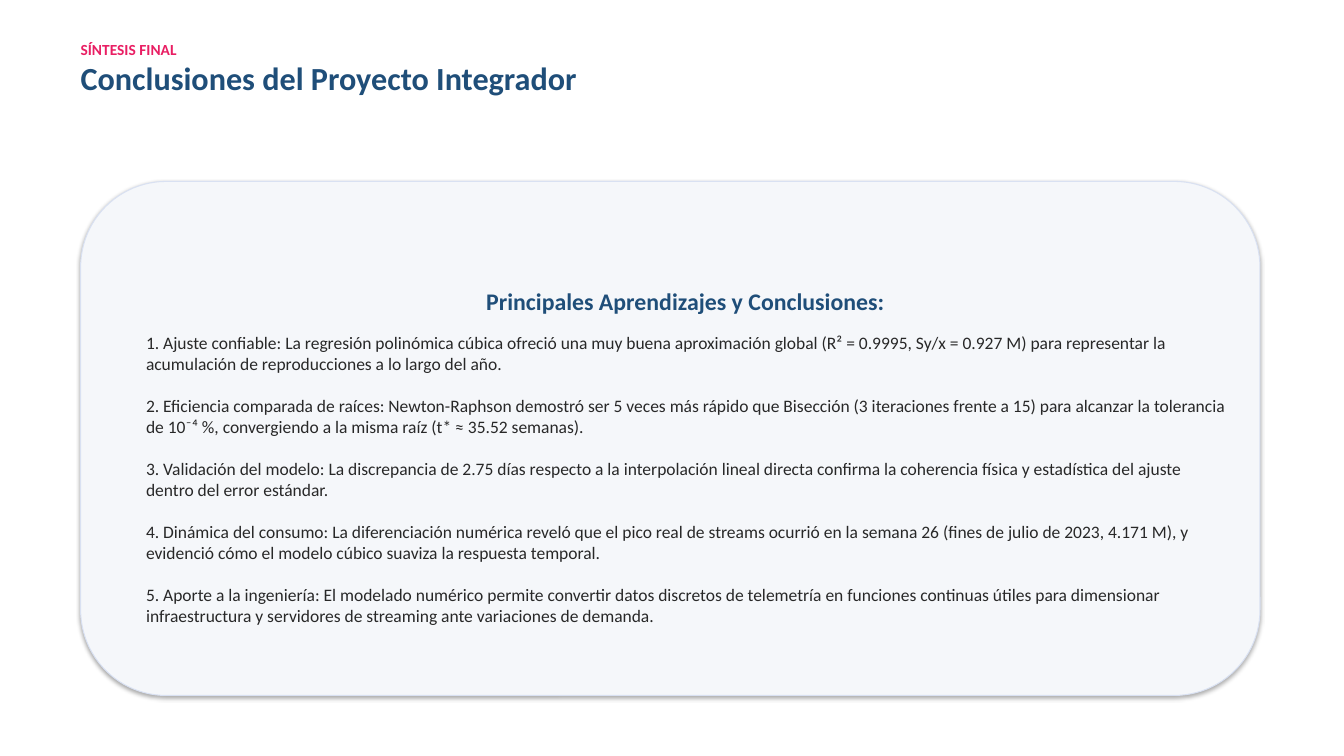
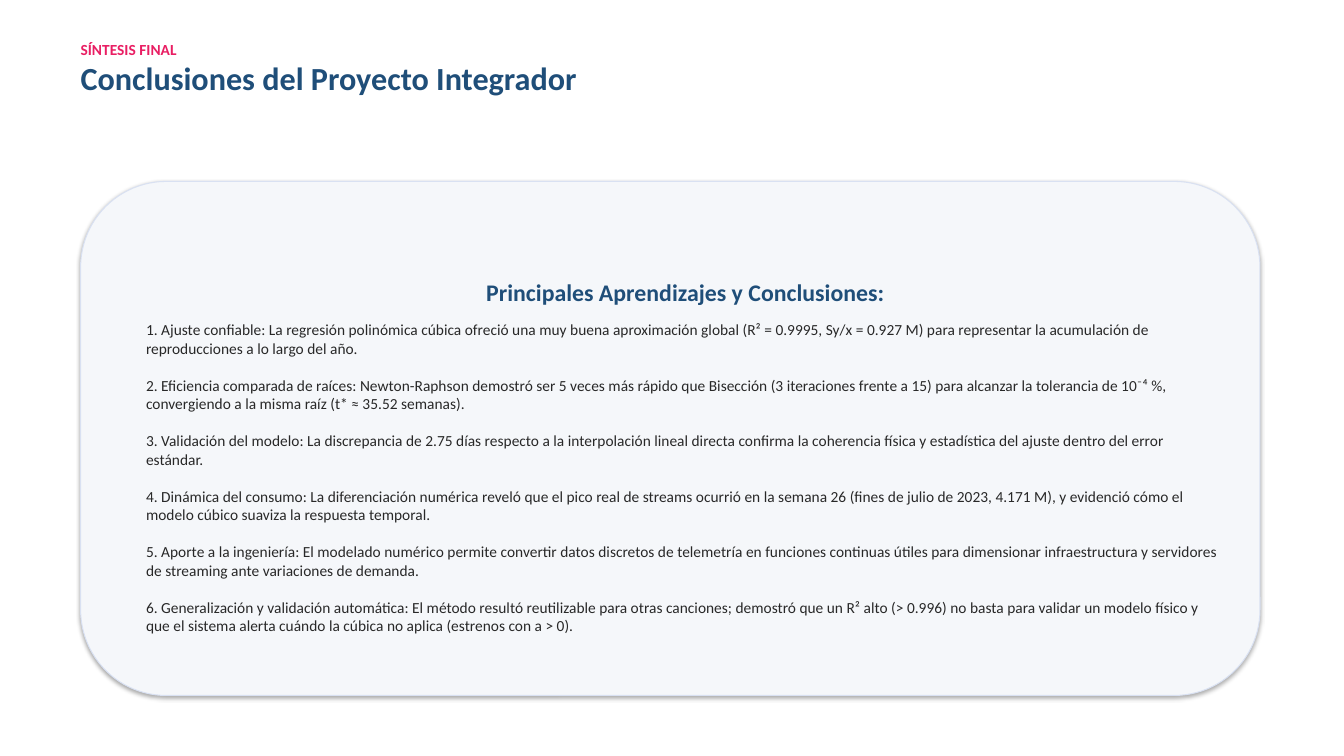
Before and after one commit to PedroGattiUCC/metodos-numericos-rosa-pastel, a slide deck: slide 10 of Presentacion_Rosa_Pastel_Metodos_Numericos.pptx (slide 9 before the commit). Drawn at 1344x756 pixels with LibreOffice and Linux fonts; fonts in the diff are those of the drawing. Boxes give left, top, right and bottom in pixels: in the first picture for what was removed or moved away, otherwise in the second. Text is boxed around its words. In the diff, an @@ line names an element or a change of style, - is before the commit and + after.

```diff
--- a/Presentacion_Rosa_Pastel_Metodos_Numericos.pptx
+++ b/Presentacion_Rosa_Pastel_Metodos_Numericos.pptx
@@ text in rounded rectangle at (486,284,884,305): less space between paragraphs @@
@@ text in rounded rectangle at (146,323,1217,634): text changed; size 12.5 to 11 pt @@
-1. Ajuste confiable: La regresión polinómica cúbica ofreció una muy buena aproximación global (R² = 0.9995, Sy/x = 0.927 M) para representar la acumulación de reproducciones a lo largo del año.
-2. Eficiencia comparada de raíces: Newton-Raphson demostró ser 5 veces más rápido que Bisección (3 iteraciones frente a 15) para alcanzar la tolerancia de 10⁻⁴ %, convergiendo a la misma raíz (t* ≈ 35.52 semanas).
-3. Validación del modelo: La discrepancia de 2.75 días respecto a la interpolación lineal directa confirma la coherencia física y estadística del ajuste dentro del error estándar.
-4. Dinámica del consumo: La diferenciación numérica reveló que el pico real de streams ocurrió en la semana 26 (fines de julio de 2023, 4.171 M), y evidenció cómo el modelo cúbico suaviza la respuesta temporal.
-5. Aporte a la ingeniería: El modelado numérico permite convertir datos discretos de telemetría en funciones continuas útiles para dimensionar infraestructura y servidores de streaming ante variaciones de demanda.
+1. Ajuste confiable: La regresión polinómica cúbica ofreció una muy buena aproximación global (R² = 0.9995, Sy/x = 0.927 M) para representar la acumulación de reproducciones a lo largo del año.
+2. Eficiencia comparada de raíces: Newton-Raphson demostró ser 5 veces más rápido que Bisección (3 iteraciones frente a 15) para alcanzar la tolerancia de 10⁻⁴ %, convergiendo a la misma raíz (t* ≈ 35.52 semanas).
+3. Validación del modelo: La discrepancia de 2.75 días respecto a la interpolación lineal directa confirma la coherencia física y estadística del ajuste dentro del error estándar.
+4. Dinámica del consumo: La diferenciación numérica reveló que el pico real de streams ocurrió en la semana 26 (fines de julio de 2023, 4.171 M), y evidenció cómo el modelo cúbico suaviza la respuesta temporal.
+5. Aporte a la ingeniería: El modelado numérico permite convertir datos discretos de telemetría en funciones continuas útiles para dimensionar infraestructura y servidores de streaming ante variaciones de demanda.
+6. Generalización y validación automática: El método resultó reutilizable para otras canciones; demostró que un R² alto (> 0.996) no basta para validar un modelo físico y que el sistema alerta cuándo la cúbica no aplica (estrenos con a > 0).
```
Also in this commit, not shown: 1 slide added, 10 other files.
